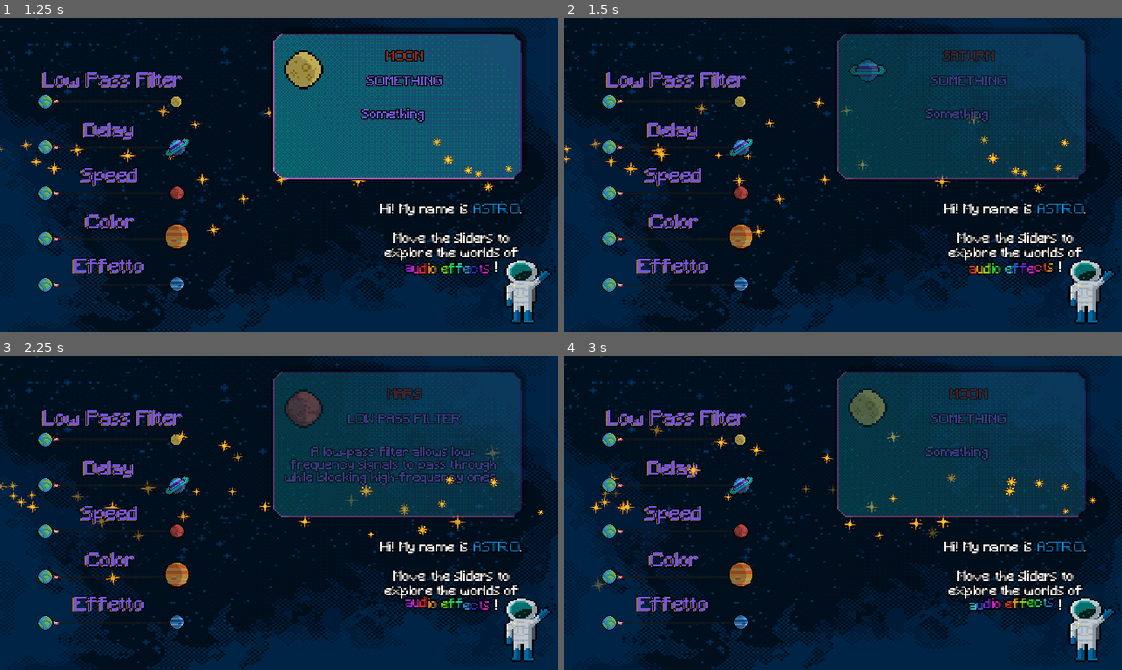
Above: before the commit, frames 1-4 (two rows, left to right).
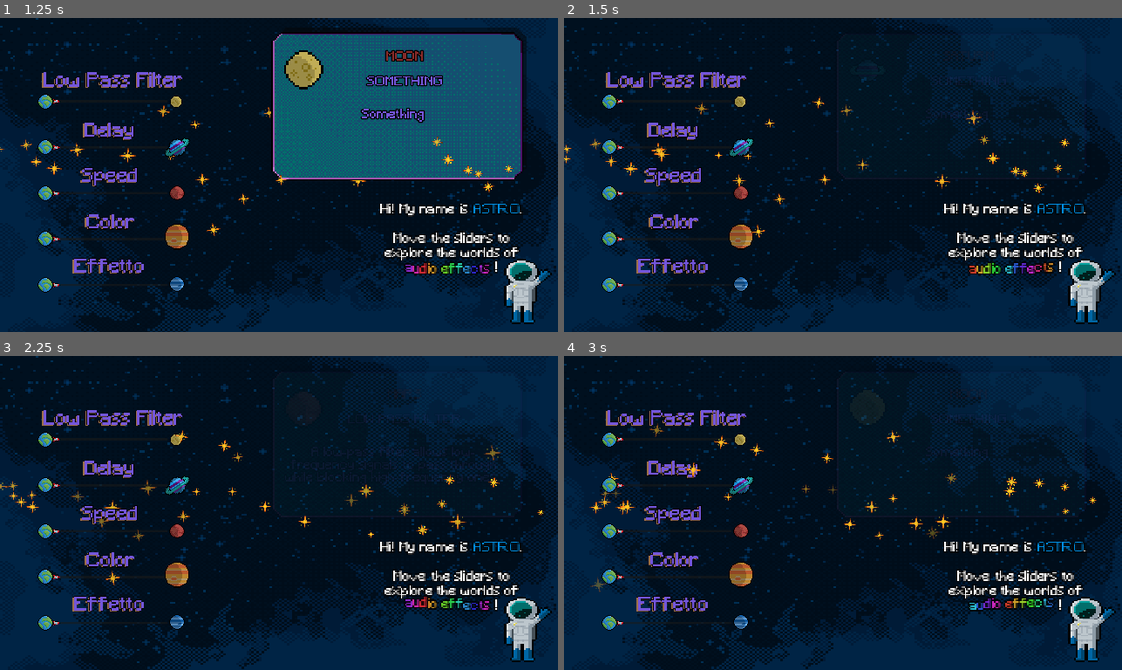
Above: after the commit, the same moments.

Repository: mengo1993/gianluandreeducationalgamejam
Game: Godot game, scene res://game.tscn
The game is run twice, just before and just after one commit, with the same random seed, the same clock (stepped at 60 frames per second) and the same inputs. Sound files missing from this copy of the repository are replaced by a short silence.
Inputs (mouse positions are in pixels of both pictures, inside the frame that each line leads up to):
- Up to frame 1 (1.25 s): click (111, 77) at 0.5 s
- Up to frame 2 (1.5 s): click (675, 131) at 1.25 s
- Up to frame 3 (2.25 s): click (111, 516) at 2 s
- Up to frame 4 (3 s): click (675, 415) at 2.75 s

Frame 1 is identical in both runs. In frame 2, 15% of the frame differs, in the area x 48-94%, y 4-52%; in frame 3, 14%; in frame 4, 15%.

Commit message:
fade out meglio

Diff:
--- a/pamplets.gd
+++ b/pamplets.gd
@@ -5,6 +5,7 @@
 
 const DURATION_OF_FADE : float = 0.4
 const TIME_BETWEEN_SHOWING : float = 0.2
+const TIME_BEFORE_FADE_OUT : float = 0.2
 
 func focus(texture: Texture2D, title: String, description: String) -> void:
 	# Start tracking a unique focus attempt
@@ -34,6 +35,12 @@
 func fade_out() -> void:
 	_is_mouse_over = false
 
+	await get_tree().create_timer(TIME_BEFORE_FADE_OUT).timeout  # Delay before fading out
+
+	# Cancel fade-out if mouse re-entered during the delay
+	if _is_mouse_over:
+		return
+
 	modulate.a = 1.0
 	var tween = create_tween()
 	tween.tween_property(self, "modulate:a", 0.0, DURATION_OF_FADE)
